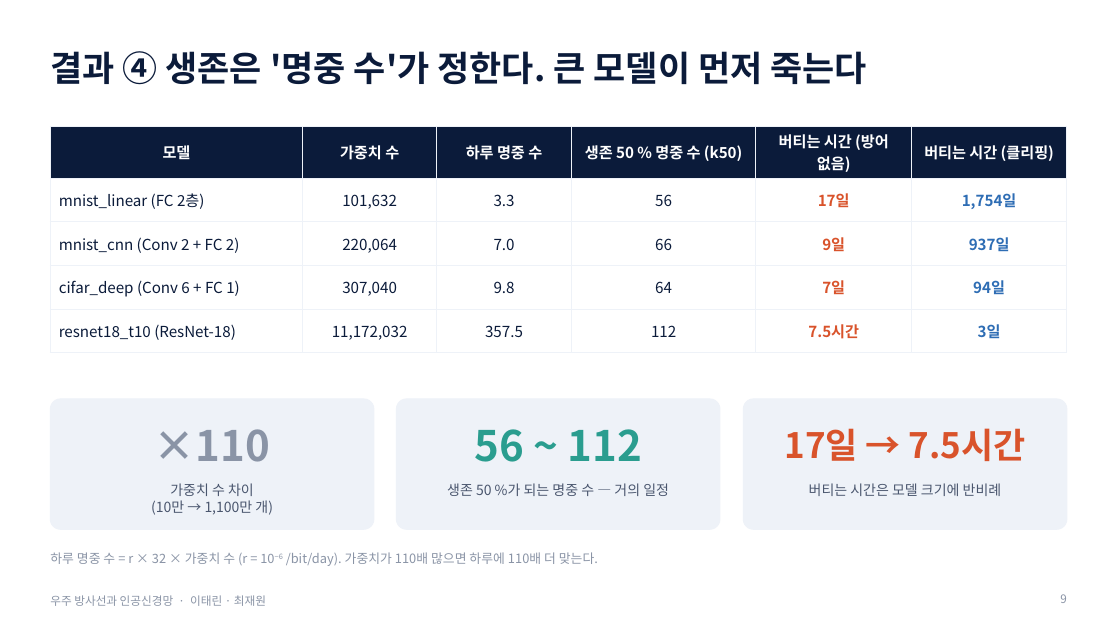
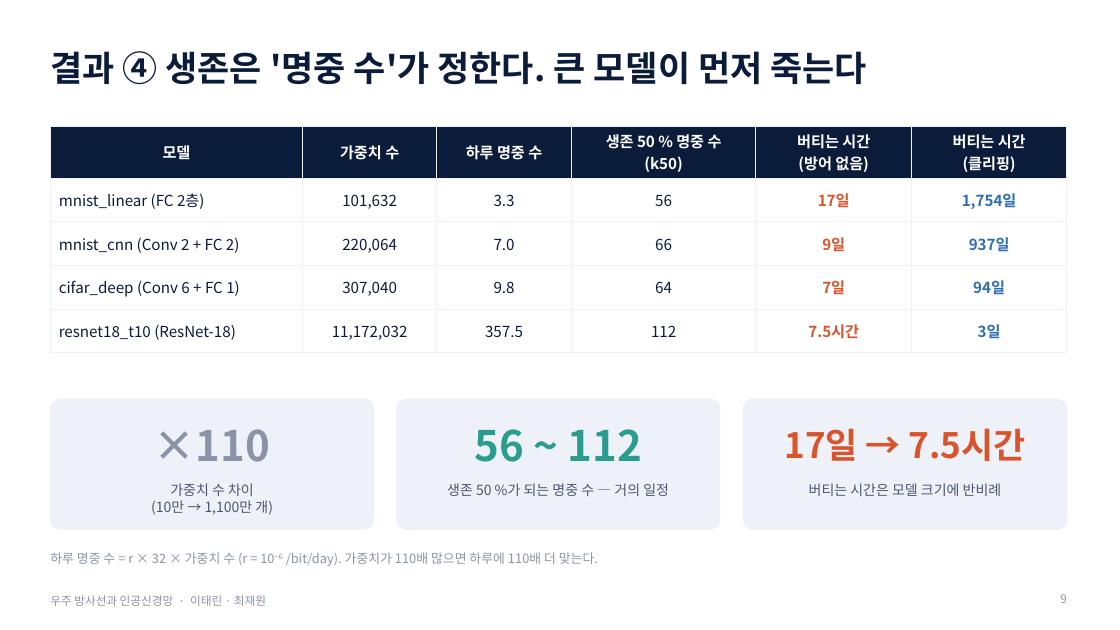
Before and after one commit to SJinLee/AI-in-Space, a slide deck: slide 9 of presentation/slides.pptx. Drawn at 1120x630 pixels with LibreOffice and Linux fonts; fonts in the diff are those of the drawing. Boxes give left, top, right and bottom in pixels: in the first picture for what was removed or moved away, otherwise in the second. Text is boxed around its words. In the diff, an @@ line names an element or a change of style, - is before the commit and + after.

```diff
--- a/presentation/slides.pptx
+++ b/presentation/slides.pptx
@@ table at bbox=[50, 126, 1067, 345] @@
-row 1: 모델 | 가중치 수 | 하루 명중 수 | 생존 50 % 명중 수 (k50) | 버티는 시간 (방어 없음) | 버티는 시간 (클리핑)
+row 1: 모델 | 가중치 수 | 하루 명중 수 | 생존 50 % 명중 수 / (k50) | 버티는 시간 / (방어 없음) | 버티는 시간 / (클리핑)
```
Also in this commit, not shown: 3 other slides changed, 2 other files.
